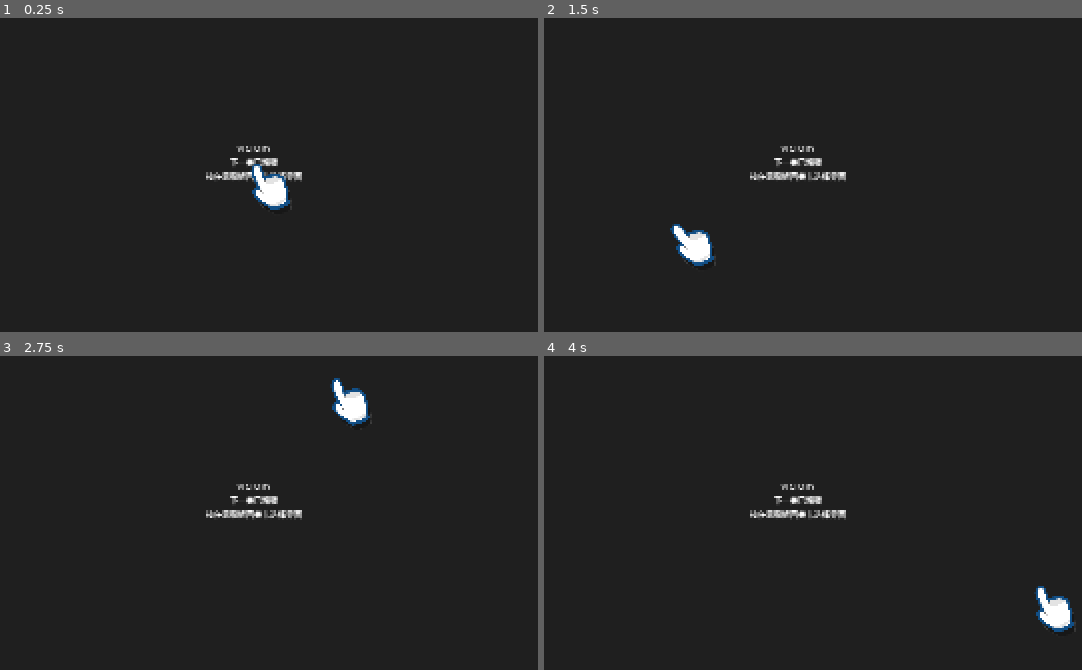
Above: before the commit, frames 1-4 (two rows, left to right).
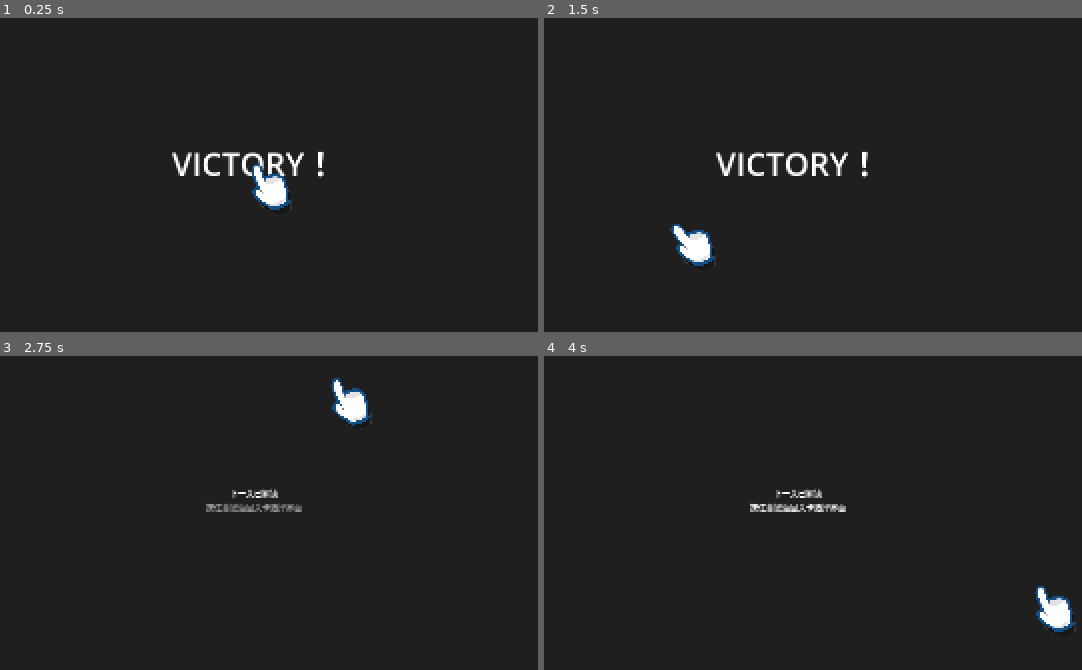
Above: after the commit, the same moments.

Repository: nOstalgia-April/CardGameDemo
Game: Godot game, scene res://victory_screen.tscn
Same seed, same stepped clock (60 frames per second), same inputs: the game is played once before the commit and once after it. This scene is started directly instead of the project's main scene. The engine's default icon, where the game draws it, is replaced by a stand-in: a white triangle on a blue panel in a dark square.
Inputs (mouse positions are in pixels of both pictures, inside the frame that each line leads up to):
- Up to frame 1 (0.25 s): no input
- Up to frame 2 (1.5 s): tap Enter at 0.5 s; move the mouse to (974, 134) at 0.52 s; click (974, 134) at 0.67 s; tap Space at 1.25 s; drag from (635, 190) to (759, 275) at 1.27 s
- Up to frame 3 (2.75 s): move the mouse to (333, 377) at 2.02 s; click (333, 377) at 2.17 s
- Up to frame 4 (4 s): tap Enter at 2.75 s; drag from (759, 613) to (560, 415) at 2.77 s; tap Space at 3.5 s; move the mouse to (1038, 585) at 3.52 s; click (1038, 585) at 3.67 s

The runs differ from the first frame. In frame 1, 1.3% of the frame differs, in the area x 31-61%, y 40-53%; in frame 2, 1.5%; in frame 3, 1.0%; in frame 4, 1.0%.

Commit message:
成功界面（2）看起来实现了，但还没实战

Diff:
--- /dev/null
+++ b/victory_screen.gd
@@ -0,0 +1,59 @@
+extends Control
+
+signal return_to_level_select
+
+@onready var victory_label = $VBoxContainer/VictoryLabel
+@onready var info_label = $VBoxContainer/InfoLabel
+@onready var press_key_label = $VBoxContainer/PressKeyLabel
+@onready var animation_player = $AnimationPlayer
+@onready var victory_sound = $VictorySound
+
+var can_input = false
+
+func _ready():
+	# 第一步：必须先把所有标签设为不可见
+	victory_label.visible = false
+	info_label.visible = false
+	press_key_label.visible = false
+
+	# 确保动画不会自动播放
+	animation_player.stop()
+
+	# 第二步：调用 open() 进行测试
+	open()
+
+func open():
+	# 第一步：根节点设为可见
+	visible = true
+
+	# 第二步：显示 VictoryLabel 并播放胜利音乐
+	victory_label.visible = true
+	victory_sound.play()
+
+	# 第三步：等待 2.0 秒
+	await get_tree().create_timer(2.0).timeout
+
+	# 第四步：隐藏 VictoryLabel
+	victory_label.visible = false
+
+	# 第五步：显示 InfoLabel 和 PressKeyLabel
+	info_label.visible = true
+	press_key_label.visible = true
+
+	# 第六步：播放 "blink" 动画
+	animation_player.play("blink")
+
+	# 第七步：允许输入
+	can_input = true
+
+func _input(event):
+	if can_input:
+		if event is InputEventMouseButton or event is InputEventKey:
+			# 发射返回信号
+			return_to_level_select.emit()
+
+			# 打印调试信息
+			print("Return signal emitted")
+
+			# 防止重复触发
+			can_input = false
--- a/victory_screen.tscn
+++ b/victory_screen.tscn
@@ -1,4 +1,44 @@
 [gd_scene format=3 uid="uid://d03rlp4ewyrs1"]
+
+[ext_resource type="Script" uid="uid://ci8lxhj6yqgad" path="res://victory_screen.gd" id="1_rbj82"]
+[ext_resource type="AudioStream" uid="uid://cue5pi1svq4ip" path="res://Music/SFX/Victory.ogg" id="2_qyds8"]
+
+[sub_resource type="Animation" id="Animation_qyds8"]
+length = 0.001
+tracks/0/type = "value"
+tracks/0/imported = false
+tracks/0/enabled = true
+tracks/0/path = NodePath("PressKeyLabel:modulate")
+tracks/0/interp = 1
+tracks/0/loop_wrap = true
+tracks/0/keys = {
+"times": PackedFloat32Array(0),
+"transitions": PackedFloat32Array(1),
+"update": 0,
+"values": [Color(1, 1, 1, 1)]
+}
+
+[sub_resource type="Animation" id="Animation_r8dr5"]
+resource_name = "blink"
+loop_mode = 1
+tracks/0/type = "value"
+tracks/0/imported = false
+tracks/0/enabled = true
+tracks/0/path = NodePath("PressKeyLabel:modulate")
+tracks/0/interp = 1
+tracks/0/loop_wrap = true
+tracks/0/keys = {
+"times": PackedFloat32Array(0, 0.5, 1),
+"transitions": PackedFloat32Array(1, 1, 1),
+"update": 0,
+"values": [Color(1, 1, 1, 1), Color(1, 1, 1, 0.19607843), Color(1, 1, 1, 1)]
+}
+
+[sub_resource type="AnimationLibrary" id="AnimationLibrary_rax26"]
+_data = {
+&"RESET": SubResource("Animation_qyds8"),
+&"blink": SubResource("Animation_r8dr5")
+}
 
 [node name="VictoryScreen" type="Control" unique_id=1816913603]
 layout_mode = 3
@@ -7,6 +47,7 @@
 anchor_bottom = 1.0
 grow_horizontal = 2
 grow_vertical = 2
+script = ExtResource("1_rbj82")
 
 [node name="ColorRect" type="ColorRect" parent="." unique_id=1369721155]
 layout_mode = 1
@@ -33,7 +74,8 @@
 
 [node name="VictoryLabel" type="Label" parent="VBoxContainer" unique_id=826140103]
 layout_mode = 2
-text = "VICTORY"
+theme_override_font_sizes/font_size = 64
+text = "VICTORY！"
 horizontal_alignment = 1
 
 [node name="InfoLabel" type="Label" parent="VBoxContainer" unique_id=326548973]
@@ -45,3 +87,10 @@
 layout_mode = 2
 text = "按任意键返回关卡选择界面"
 horizontal_alignment = 1
+
+[node name="AnimationPlayer" type="AnimationPlayer" parent="." unique_id=49413651]
+root_node = NodePath("../VBoxContainer")
+libraries/ = SubResource("AnimationLibrary_rax26")
+
+[node name="VictorySound" type="AudioStreamPlayer" parent="." unique_id=833521380]
+stream = ExtResource("2_qyds8")
Not shown, added: Music/SFX/sfx_unit_hover.ogg.import
Not shown, added: Music/SFX/ui_hover_start.ogg.import
Not shown, added: victory_screen.gd.uid
Not shown, added: Music/SFX/sfx_unit_hover.ogg
Not shown, added: Music/SFX/ui_hover_start.ogg
